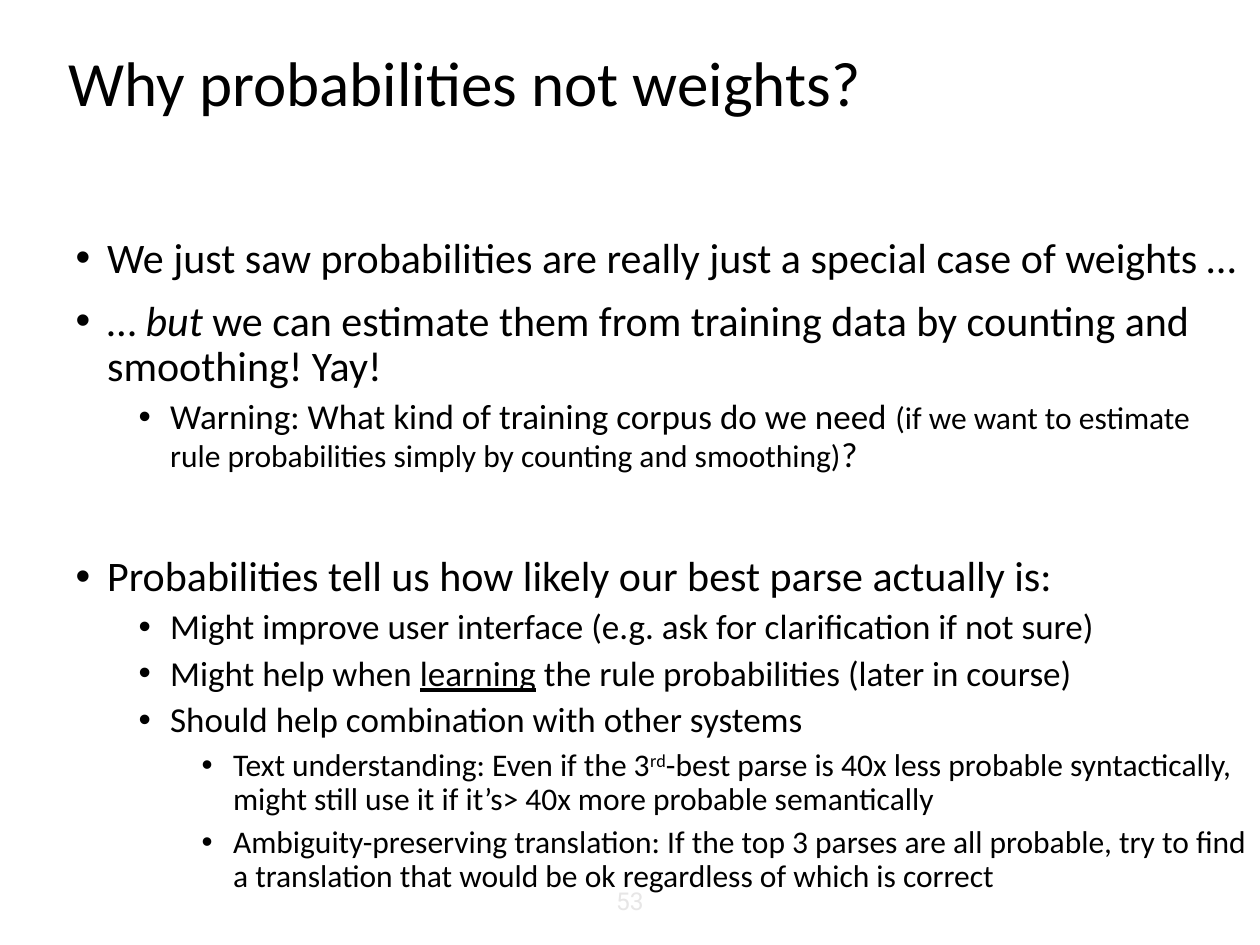
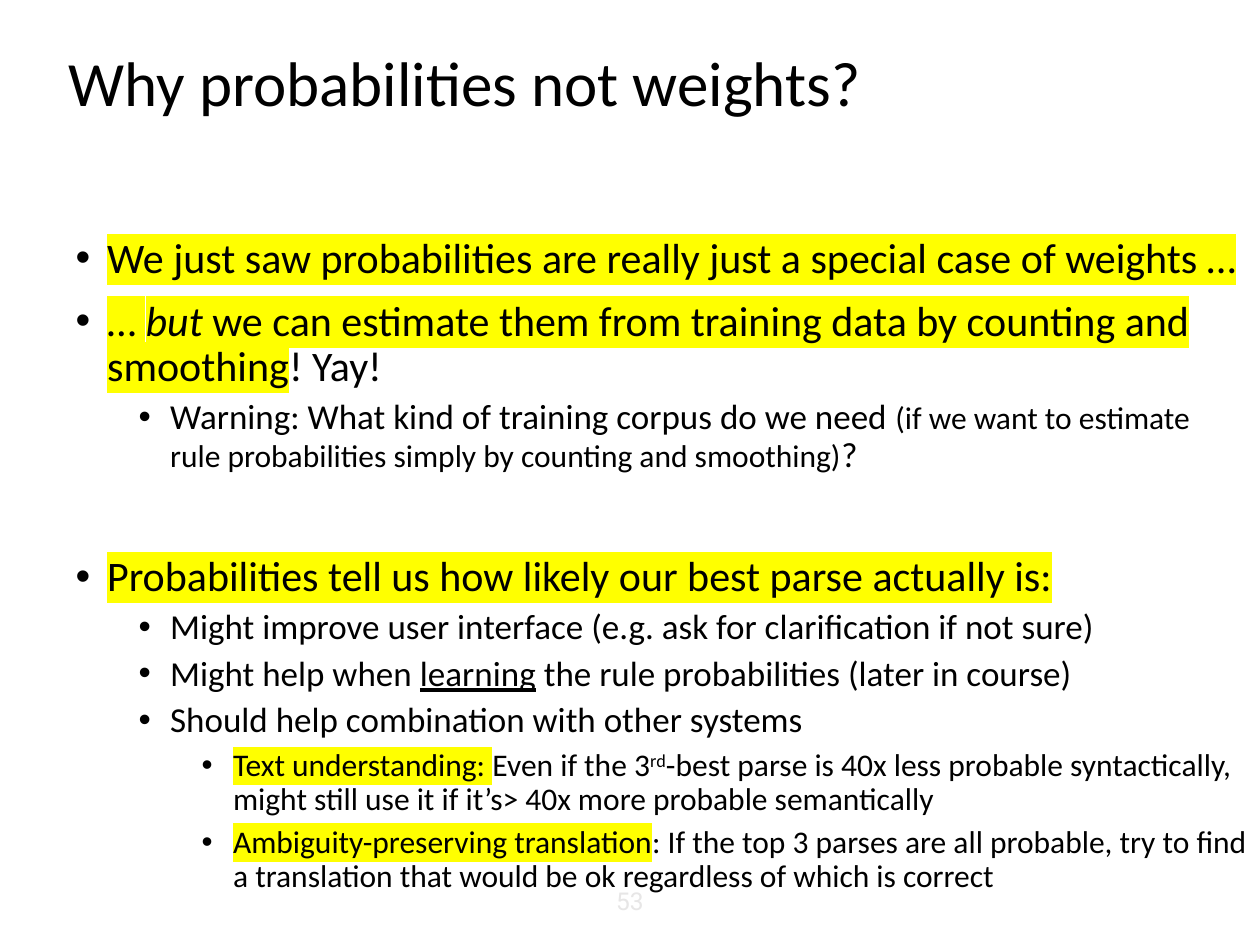
Before and after one commit to balhafni/csci_544_fa_18_slides, a slide deck: slide 53 of pcfg_0914.pptx. Drawn at 1260x945 pixels with LibreOffice and Linux fonts; fonts in the diff are those of the drawing. Boxes give left, top, right and bottom in pixels: in the first picture for what was removed or moved away, otherwise in the second. Text is boxed around its words. In the diff, an @@ line names an element or a change of style, - is before the commit and + after.

```diff
--- a/pcfg_0914.pptx
+++ b/pcfg_0914.pptx
@@ text at <box>107,243,1247,893</box>: highlight none to #FFFF00 in "We just saw probabilities are really just ...", "… but we can estimate them from ...", "Probabilities tell us how likely our best ...", "Text understanding:" and 1 more places @@
```
Also in this commit, not shown: 6 other slides changed, 1 slide added.
